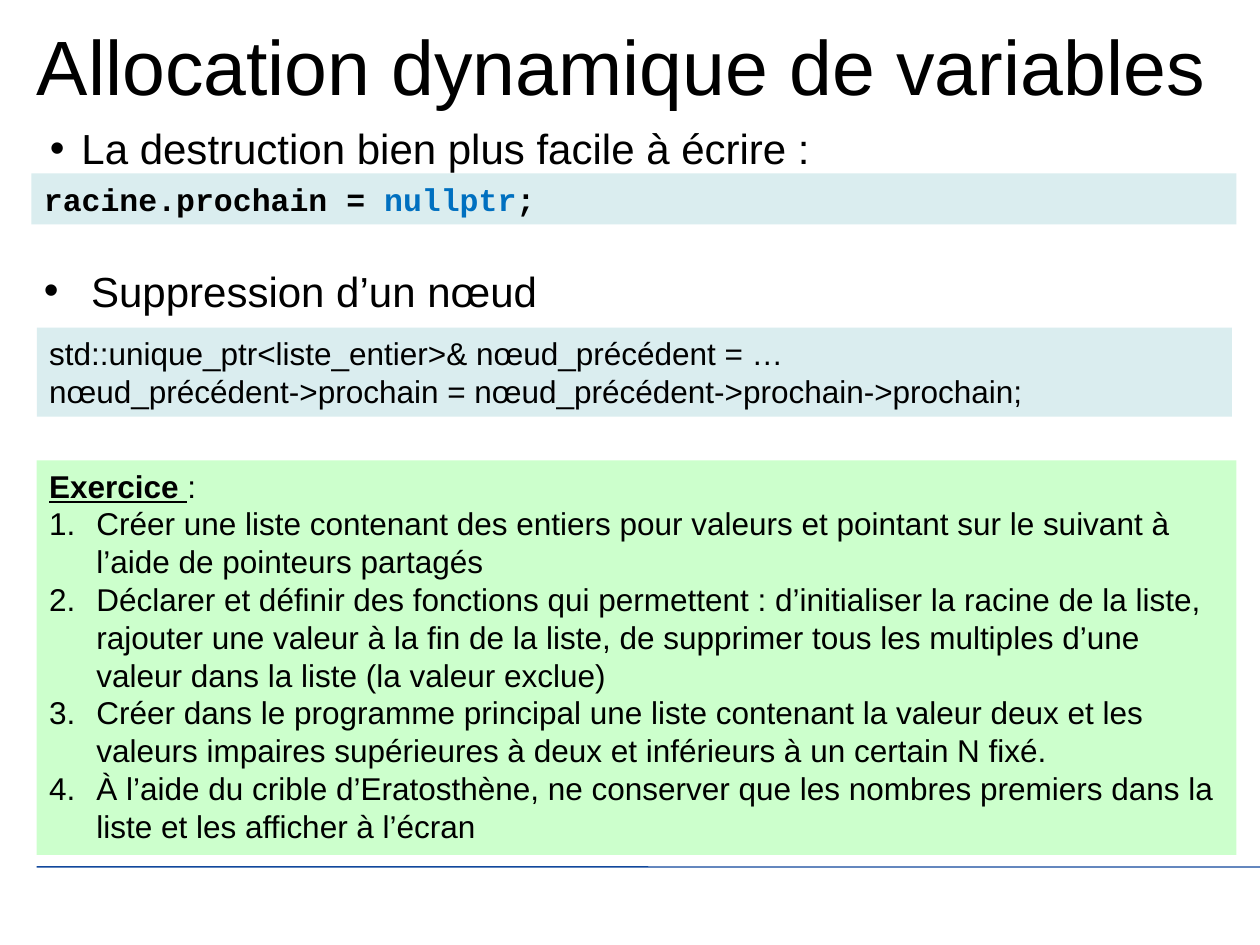
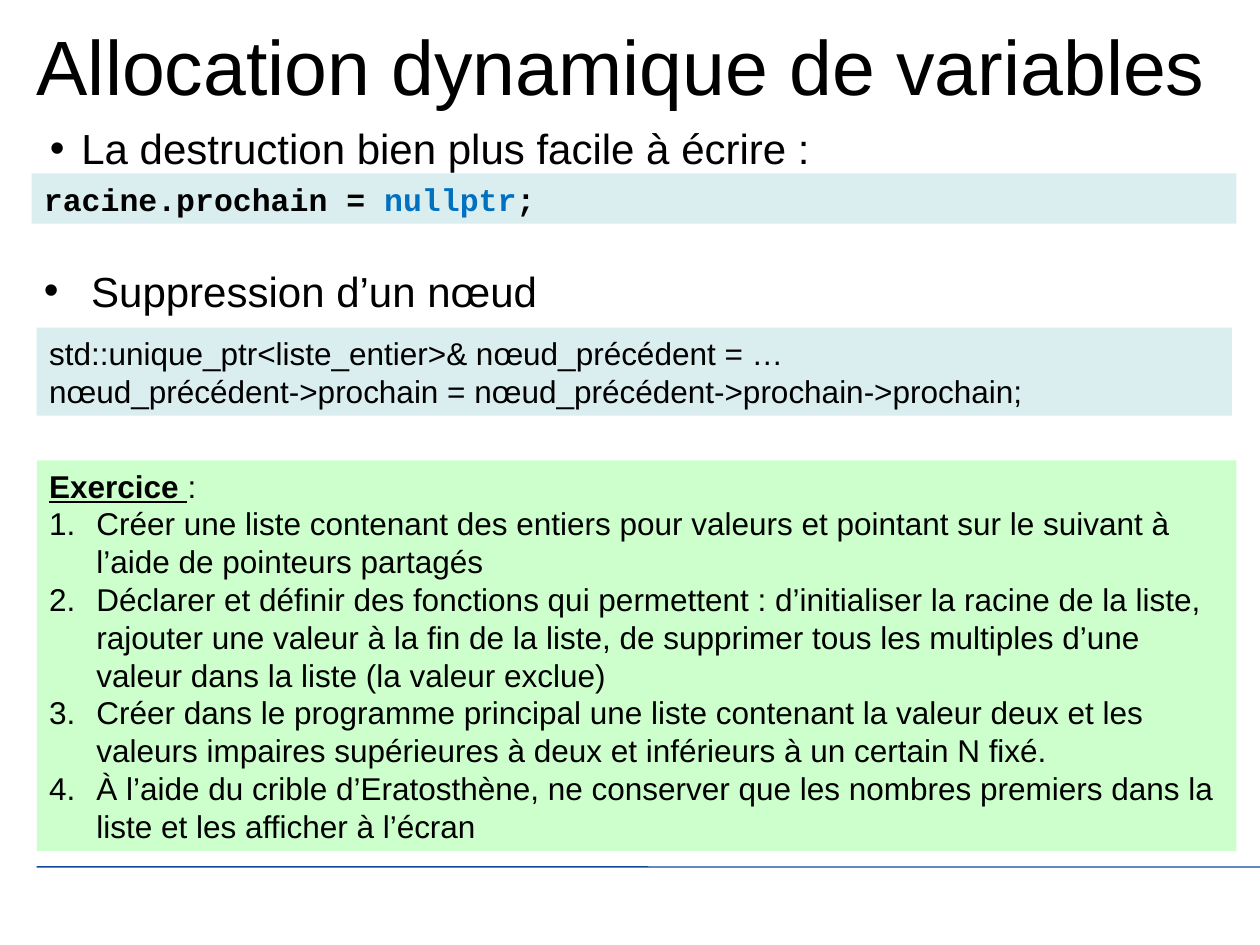
Before and after one commit to JuvignyEnsta/C-2020, a slide deck: slide 66 of Transparents/InitiationCpp.pptx. Drawn at 1260x945 pixels with LibreOffice and Linux fonts; fonts in the diff are those of the drawing; background and template pictures are left out. Boxes give left, top, right and bottom in pixels: in the first picture for what was removed or moved away, otherwise in the second. Text is boxed around its words. In the diff, an @@ line names an element or a change of style, - is before the commit and + after.

```diff
--- a/Transparents/InitiationCpp.pptx
+++ b/Transparents/InitiationCpp.pptx
@@ rectangle "Exercice :": place and size @@
-rectangle "Exercice :" at box(37, 460, 1236, 854)
+rectangle "Exercice :" at box(37, 460, 1236, 850)
```
Also in this commit, not shown: 108 other slides changed, 8 slides added, 2 slides removed, 3 other files.
